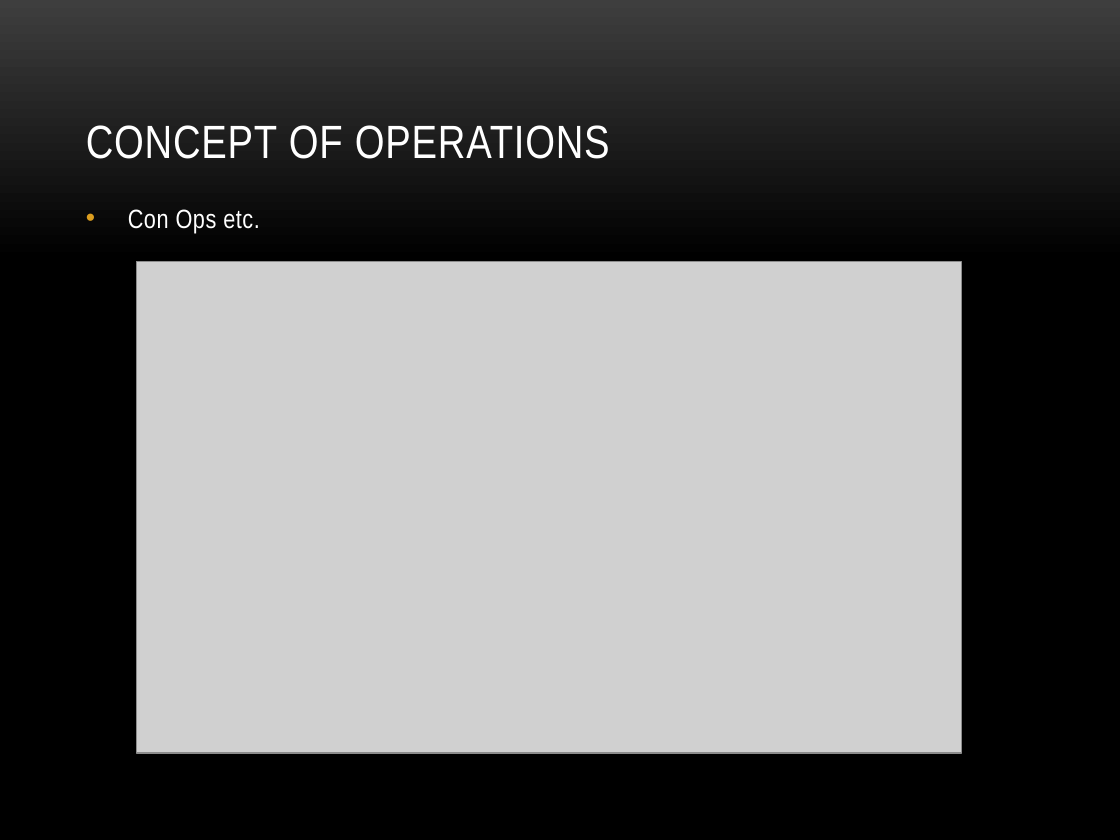
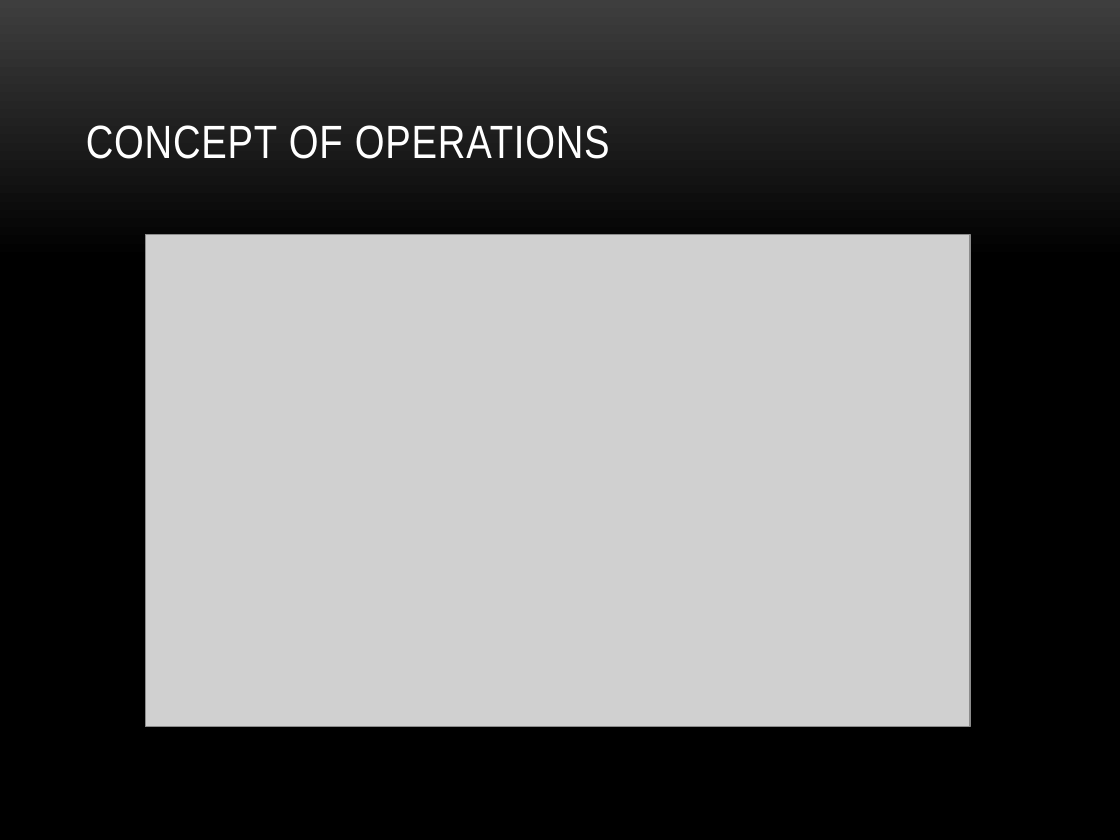
Before and after one commit to TISYE-GroupC/TermaCase, a slide deck: slide 3 of Document/SPS_Presentation.pptx. Drawn at 1120x840 pixels with LibreOffice and Linux fonts; fonts in the diff are those of the drawing; grey boxes stand for pictures; background and template pictures are left out. Boxes give left, top, right and bottom in pixels: in the first picture for what was removed or moved away, otherwise in the second. Text is boxed around its words. In the diff, an @@ line names an element or a change of style, - is before the commit and + after.

```diff
--- a/Document/SPS_Presentation.pptx
+++ b/Document/SPS_Presentation.pptx
@@ text removed at [128, 209, 259, 233] @@
-• Con Ops etc.
@@ picture: place and size @@
-picture at [137, 261, 961, 753]
+picture at [146, 235, 970, 727]
```
